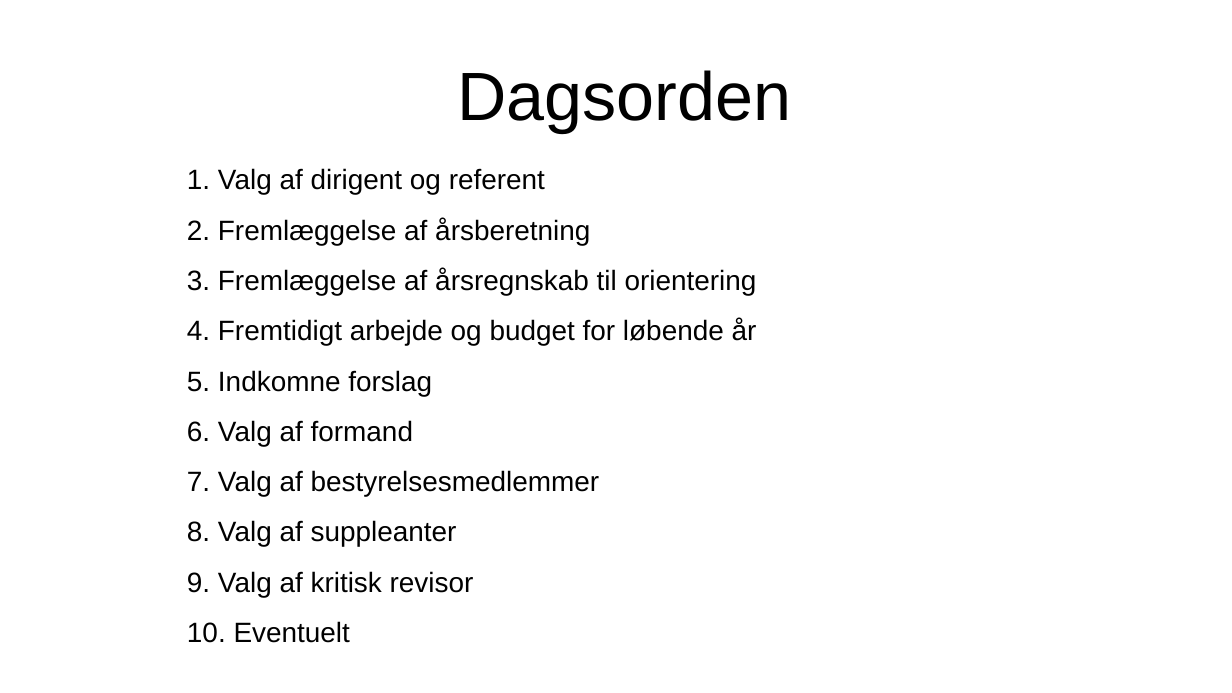
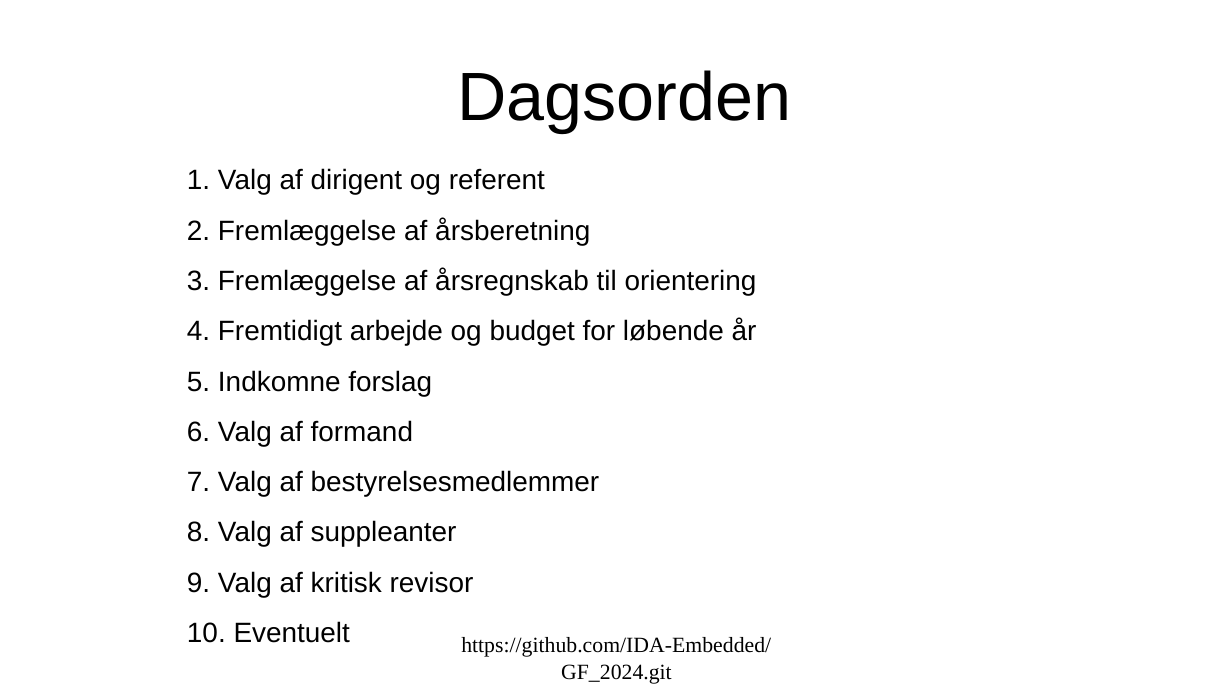
Before and after one commit to IDA-Embedded/GF_2024, a slide deck: slide 2 of IDA_embedded_GF_2024.odp. Drawn at 1232x693 pixels with LibreOffice and Linux fonts; fonts in the diff are those of the drawing. Boxes give left, top, right and bottom in pixels: in the first picture for what was removed or moved away, otherwise in the second. Text is boxed around its words. In the diff, an @@ line names an element or a change of style, - is before the commit and + after.

```diff
--- a/IDA_embedded_GF_2024.odp
+++ b/IDA_embedded_GF_2024.odp
@@ text added at <box>461,637,771,684</box>, 14 pt, text #000000 @@
+https://github.com/IDA-Embedded/GF_2024.git
```
Also in this commit, not shown: 5 other slides changed, 4 slides added, 3 other files.
